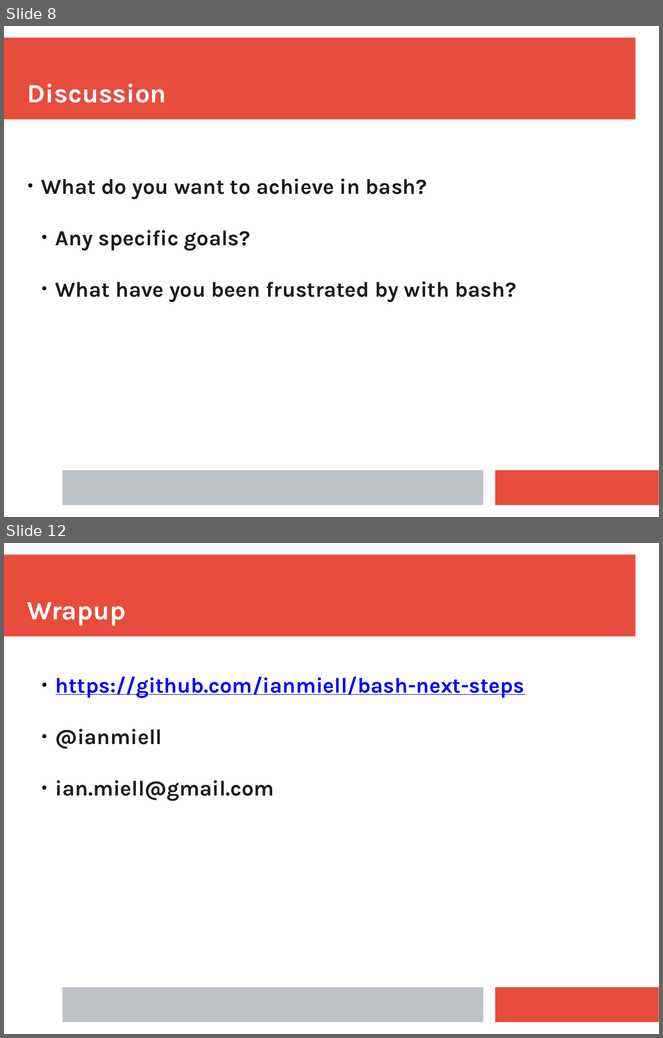
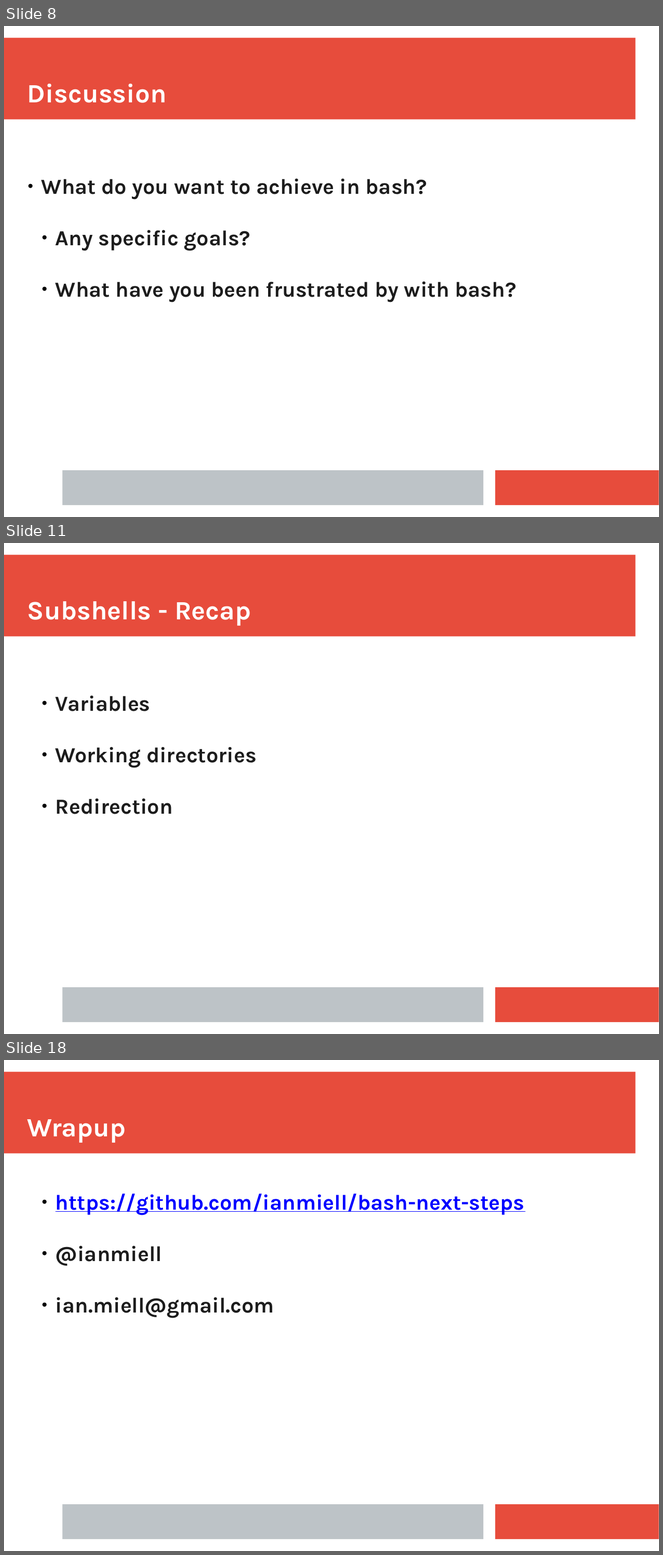
Before and after one commit to ianmiell/bash-next-steps, a slide deck: slides/bash_next_steps.pptx. Shown one above the other, each under a label of ours: slides 8 and 12 before the commit, slides 8, 11 and 18 after it; the slides between them are not shown. The pictures are 663x1038 and 663x1555 pixels, drawn with LibreOffice and Linux fonts; fonts in the diff are those of the drawing. Boxes give left, top, right and bottom in pixels: in the first picture for what was removed or moved away, otherwise in the second. Text is boxed around its words. In the diff, an @@ line names an element or a change of style, - is before the commit and + after.

```diff
--- a/slides/bash_next_steps.pptx
+++ b/slides/bash_next_steps.pptx
@@ slide 11 added at box(4, 543, 659, 1034), background #FFFFFF; not listed: 3 template elements that a slide beside it also shows @@
@@ text added at box(27, 601, 251, 626), 32 pt, text #FFFFFF, bold @@
+Subshells - Recap
@@ text added at box(55, 695, 257, 814), 26 pt, text #1C1C1C, bold @@
+  ● Variables
+  ● Working directories
+  ● Redirection
@@ what was slide 12 is now slide 18 @@
```
Also in this commit, not shown: 3 slides changed, 5 other slides added, 1 other file.
